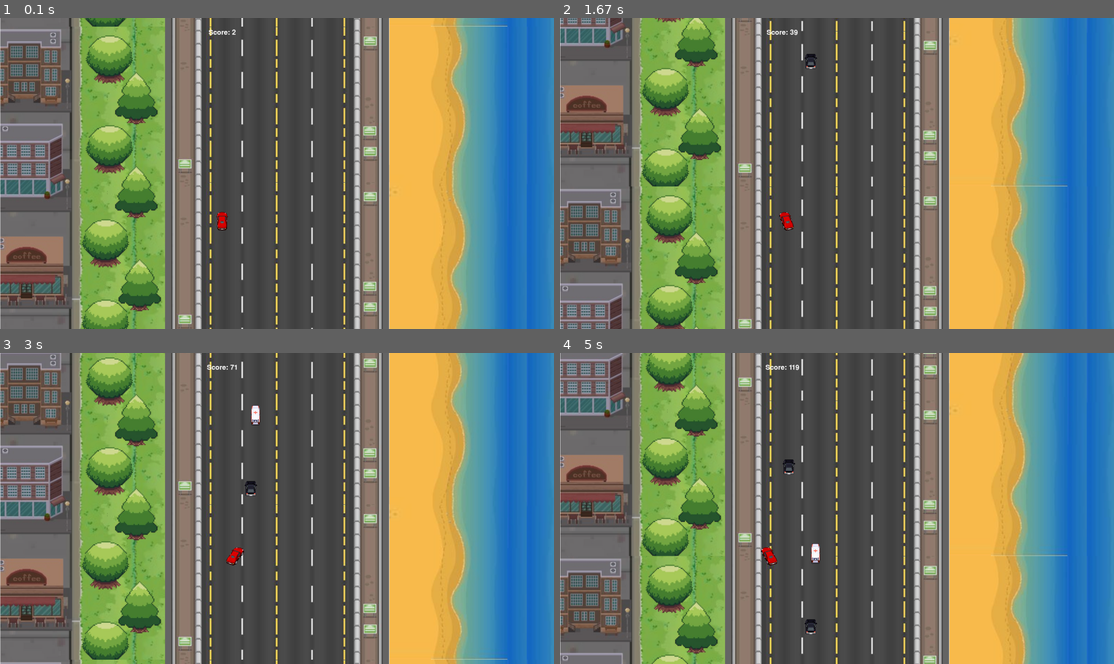
Above: before the commit, frames 1-4 (two rows, left to right).
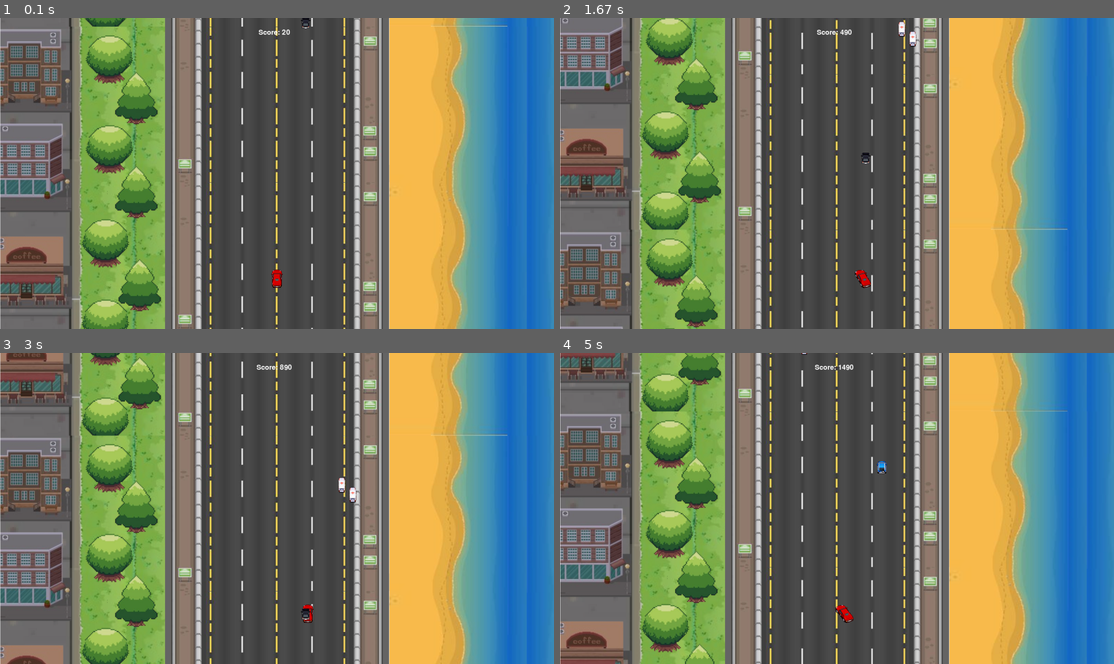
Above: after the commit, the same moments.

Repository: DarrenGuev/GameDevCars
Game: pygame game, started from import pygame.py
The game is run twice, just before and just after one commit, with the same random seed, the same clock (stepped at 60 frames per second) and the same inputs.
Inputs:
- Up to frame 1 (0.1 s): no input
- Up to frame 2 (1.67 s): hold Right 0.33-0.8 s; hold Right 0.83-1.3 s; hold Left from 1.33 s (still down)
- Up to frame 3 (3 s): release Left at 1.87 s; hold Left 1.9-2.3 s; hold Right 2.33-2.97 s
- Up to frame 4 (5 s): hold Left 3-3.47 s; hold Right 3.5-3.97 s; hold Right 4-4.47 s; hold Left from 4.5 s (still down)

The runs differ from the first frame. In frame 1, 0.3% of the frame differs, in the area x 37-56%, y 0-87%; in frame 2, 24%; in frame 3, 20%; in frame 4, 24%, in the area x 0-92%, y 0-100%.

Commit message:
11th commit

Diff:
--- a/car_test.py
+++ b/car_test.py
@@ -29,7 +29,7 @@
         self.y = y
         self.width = width
         self.height = height
-        self.vel = 15
+        self.vel = 10
         self.isJump = False
         self.jumpCount = 10
         self.left = False
--- a/import pygame.py
+++ b/import pygame.py
@@ -1,43 +1,10 @@
-# Initialize pygame
 import pygame
 import sys
 from car_test import player_test
 import random
-pygame.init()
+from screen import GameWindow
 
-# Screen code
-clock = pygame.time.Clock()
-screen_height = 1080
-screen_width = 1920
-win = pygame.display.set_mode((screen_width, screen_height), pygame.FULLSCREEN)
-pygame.display.set_caption("Avoid the Obstacle")
-
-# Load background
-background_image = pygame.image.load('bg.jpg')
-background_width = background_image.get_width()
-background_height = background_image.get_height()
-# Create a list to store background segments
-background_segments = []
-# Calculate how many segments we need to cover screen + 1 extra to prevent a gap
-num_segments = (screen_height // background_height) + 2
-
-# Initialize background positions
-# Start with one segment above the screen to ensure smooth scrolling
-for i in range(num_segments):
-    y = i * background_height - background_height
-    background_segments.append({'y': y, 'image': background_image.copy()})
-
-# Calculate position to center the background
-bg_x = (screen_width - background_width) // 2.83
-
-# Calculate scroll speed
-scroll_speed = 15
-
-# UI Elements
-score = 0
-font = pygame.font.Font(None, 36)
-
-class Obstacle(object):
+class Obstacle:
     def __init__(self, x, y, width, height, image):
         self.x = x
         self.y = y
@@ -49,98 +16,80 @@
     def draw(self, win):
         win.blit(self.image, (self.x, self.y))
 
-def redraw_game_window():
-    # Fill screen with gray first to avoid artifacts
-    win.fill((119, 119, 119))
+def main():
+    game_window = GameWindow(1920, 1080, "Avoid the Obstacle")
+    enemyCar1 = pygame.image.load('enemyCar1.png')
+    enemyCar1 = pygame.transform.scale(enemyCar1, (90, 90))
+    enemyCar2 = pygame.image.load('enemyCar2.png')
+    enemyCar2 = pygame.transform.scale(enemyCar2, (90, 90))
+    enemyCar3 = pygame.image.load('enemyCar3.png')
+    enemyCar3 = pygame.transform.scale(enemyCar3, (90, 90))
+    enemyCar4 = pygame.image.load('enemyCar4.png')
+    enemyCar4 = pygame.transform.scale(enemyCar4, (90, 90))
+    obstacle_car_images = [enemyCar1, enemyCar2, enemyCar3, enemyCar4]
 
-    # Update and draw background segments
-    for segment in background_segments:
-        # Update position
-        segment['y'] += scroll_speed
+    man = player_test(910, 850, 90, 90)
+    collision1 = 810
+    collision2 = 1200
+    enemies = [Obstacle(random.randrange(collision1, collision2), -random.randint(0, game_window.height), 90, 90, random.choice(obstacle_car_images)) for _ in range(3)]
+    running = True
 
-        # Draw the segment
-        win.blit(segment['image'], (bg_x, segment['y']))
+    # Timer for speed increase
+    speed_increase_timer = 0
+    speed_increase_interval = 2000  # Increase speed every 5000 milliseconds (5 seconds)
+    speed_increase_factor = 1.07  # Increase speed by 5% every interval
 
-    # Check if any segment has moved entirely below the screen
-    for segment in background_segments:
-        if segment['y'] >= screen_height:
-            # Find the highest segment (smallest y value)
-            min_y = min(seg['y'] for seg in background_segments)
-            # Place this segment above the highest segment, precisely aligned
-            segment['y'] = min_y - background_height
+    # Speed limits
+    max_scroll_speed = 40
+    max_obstacle_speed = 60
+    max_player_speed = 20
 
-    man.draw(win)
-    for enemy in enemies:
-        enemy.draw(win)
+    while running:
+        game_window.clock.tick(30)
 
-    # Draw Score
-    score_text = font.render("Score: " + str(score), True, (255, 255, 255))
-    text_rect = score_text.get_rect()
-    text_rect.center = (770, 50)
-    win.blit(score_text, text_rect)
+        for event in pygame.event.get():
+            if event.type == pygame.QUIT:
+                running = False
+            elif event.type == pygame.KEYDOWN:
+                if event.key == pygame.K_ESCAPE:
+                    running = False
 
-    pygame.display.update()
+        keys = pygame.key.get_pressed()
+        if keys[pygame.K_LEFT] and man.x > collision1 - man.width - man.vel:
+            man.x -= man.vel
+            man.left = True
+            man.right = False
+        elif keys[pygame.K_RIGHT] and man.x < collision2 - man.width - man.vel:
+            man.x += man.vel
+            man.left = False
+            man.right = True
+        else:
+            man.left = False
+            man.right = False
+            man.walkCount = 0
 
-# Load different car images for the player and obstacles, resize to 90x90
-enemyCar1 = pygame.image.load('enemyCar1.png')
-enemyCar1 = pygame.transform.scale(enemyCar1, (120, 120))
+        game_window.increase_score()
 
-enemyCar2 = pygame.image.load('enemyCar2.png')
-enemyCar2 = pygame.transform.scale(enemyCar2, (120, 120))
+        for enemy in enemies:
+            enemy.y += enemy.obstacle_speed
+            if enemy.y > game_window.height:
+                enemy.y = 0 - enemy.height
+                enemy.x = random.randrange(700, 1100)
+                enemy.image = random.choice(obstacle_car_images)
 
-enemyCar3 = pygame.image.load('enemyCar3.png')
-enemyCar3 = pygame.transform.scale(enemyCar3, (120, 120))
+        # Increase game speed over time
+        speed_increase_timer += game_window.clock.get_time()
+        if speed_increase_timer >= speed_increase_interval:
+            game_window.scroll_speed = min(game_window.scroll_speed * speed_increase_factor, max_scroll_speed)
+            for enemy in enemies:
+                enemy.obstacle_speed = min(enemy.obstacle_speed * speed_increase_factor, max_obstacle_speed)
+            man.vel = min(man.vel * speed_increase_factor, max_player_speed)
+            speed_increase_timer = 0
 
-enemyCar4 = pygame.image.load('enemyCar4.png')
-enemyCar4 = pygame.transform.scale(enemyCar4, (120, 120))
+        game_window.redraw_game_window(man, enemies)
 
-obstacle_car_images = [enemyCar1, enemyCar2, enemyCar3, enemyCar4]
+    pygame.quit()
+    sys.exit()
 
-man = player_test(720, 650, 90, 90)
-running = True
-
-# Create multiple enemy objects with different images, same size as player car
-enemies = [Obstacle(random.randrange(640, 960), -random.randint(0, screen_height), 90, 90, random.choice(obstacle_car_images)) for _ in range(3)]
-
-while running:
-    collision1 = 640
-    collision2 = 960
-    clock.tick(24)
-
-    for event in pygame.event.get():
-        if event.type == pygame.QUIT:
-            running = False
-        elif event.type == pygame.KEYDOWN:
-            if event.key == pygame.K_ESCAPE:
-                running = False
-
-    keys = pygame.key.get_pressed()
-    if keys[pygame.K_LEFT] and man.x > collision1 - man.width - man.vel:
-        man.x -= man.vel
-        man.left = True
-        man.right = False
-    elif keys[pygame.K_RIGHT] and man.x < collision2 - man.width - man.vel:
-        man.x += man.vel
-        man.left = False
-        man.right = True
-    else:
-        man.left = False
-        man.right = False
-        man.walkCount = 0
-
-    # Update Score (Example: Increase score over time)
-    score += 1
-
-    for enemy in enemies:
-        enemy.y += enemy.obstacle_speed
-        if enemy.y > screen_height:
-            enemy.y = 0 - enemy.height
-            enemy.x = random.randrange(640, 960)
-            enemy.image = random.choice(obstacle_car_images)
-            score += 10  # Award points for successfully dodging an enemy
-
-    redraw_game_window()
-
-# Quit
-pygame.quit()
-sys.exit()
+if __name__ == "__main__":
+    main()
--- a/obstacle.py
+++ b/obstacle.py
@@ -8,8 +8,8 @@
         self.y = y
         self.width = width
         self.height = height
-        self.obstacle_speed = 10
+        self.obstacle_speed = 20
         self.obs = 0
         self.y_change = 0
-        self.obs_x = random.randrange(640, 960)
+        self.obs_x = random.randrange(400, 1200)
         self.obstac = pygame.image.load('enemyCar.png')
--- /dev/null
+++ b/screen.py
@@ -0,0 +1,54 @@
+import pygame
+import sys
+
+class GameWindow:
+    def __init__(self, width, height, title):
+        pygame.init()
+        self.width = width
+        self.height = height
+        self.win = pygame.display.set_mode((self.width, self.height), pygame.FULLSCREEN)
+        pygame.display.set_caption(title)
+        self.clock = pygame.time.Clock()
+        self.bg_image = pygame.image.load('bg.jpg')
+        self.bg_width = self.bg_image.get_width()
+        self.bg_height = self.bg_image.get_height()
+        self.bg_x = (self.width - self.bg_width) // 2  # Adjusted for centering
+        self.scroll_speed = 15
+        self.score = 0
+        self.font = pygame.font.Font(None, 36)
+        self.bg_segments = self.init_background_segments()
+
+    def init_background_segments(self):
+        segments = []
+        num_segments = (self.height // self.bg_height) + 2
+        for i in range(num_segments):
+            y = i * self.bg_height - self.bg_height
+            segments.append({'y': y, 'image': self.bg_image.copy()})
+        return segments
+
+    def update_background(self):
+        for segment in self.bg_segments:
+            segment['y'] += self.scroll_speed
+            self.win.blit(segment['image'], (self.bg_x, segment['y']))
+        for segment in self.bg_segments:
+            if segment['y'] >= self.height:
+                min_y = min(seg['y'] for seg in self.bg_segments)
+                segment['y'] = min_y - self.bg_height
+
+    def draw_score(self):
+        score_text = self.font.render("Score: " + str(self.score), True, (255, 255, 255))
+        text_rect = score_text.get_rect()
+        text_rect.center = (950, 50)
+        self.win.blit(score_text, text_rect)
+
+    def redraw_game_window(self, man, enemies):
+        self.win.fill((119, 119, 119))
+        self.update_background()
+        man.draw(self.win)
+        for enemy in enemies:
+            enemy.draw(self.win)
+        self.draw_score()
+        pygame.display.update()
+
+    def increase_score(self):
+        self.score += 10
